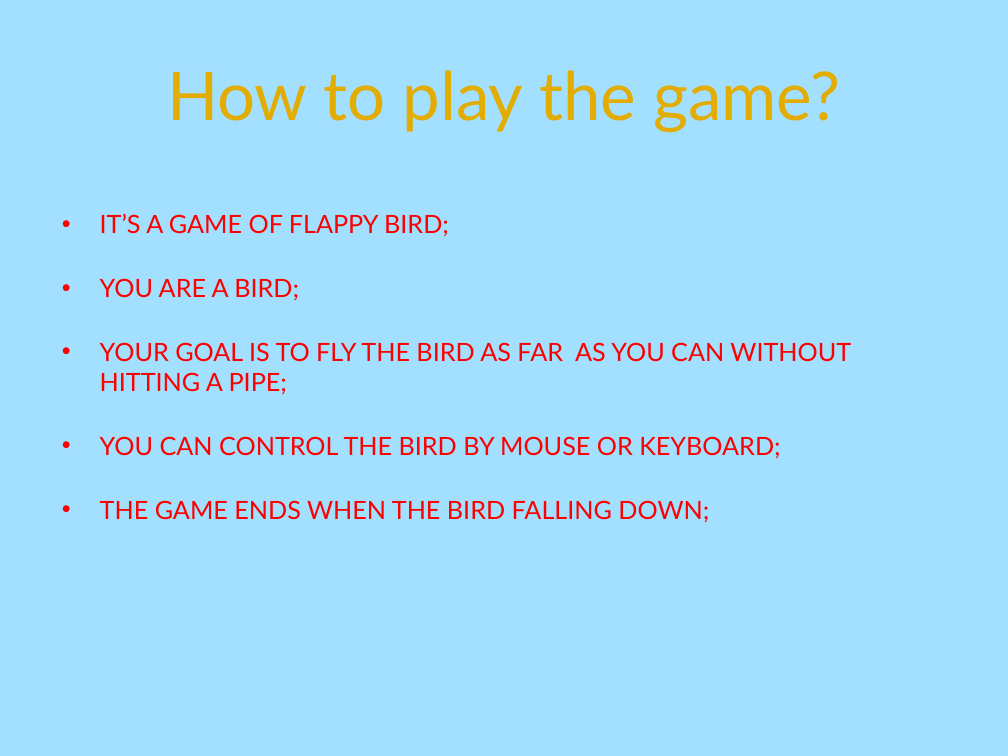
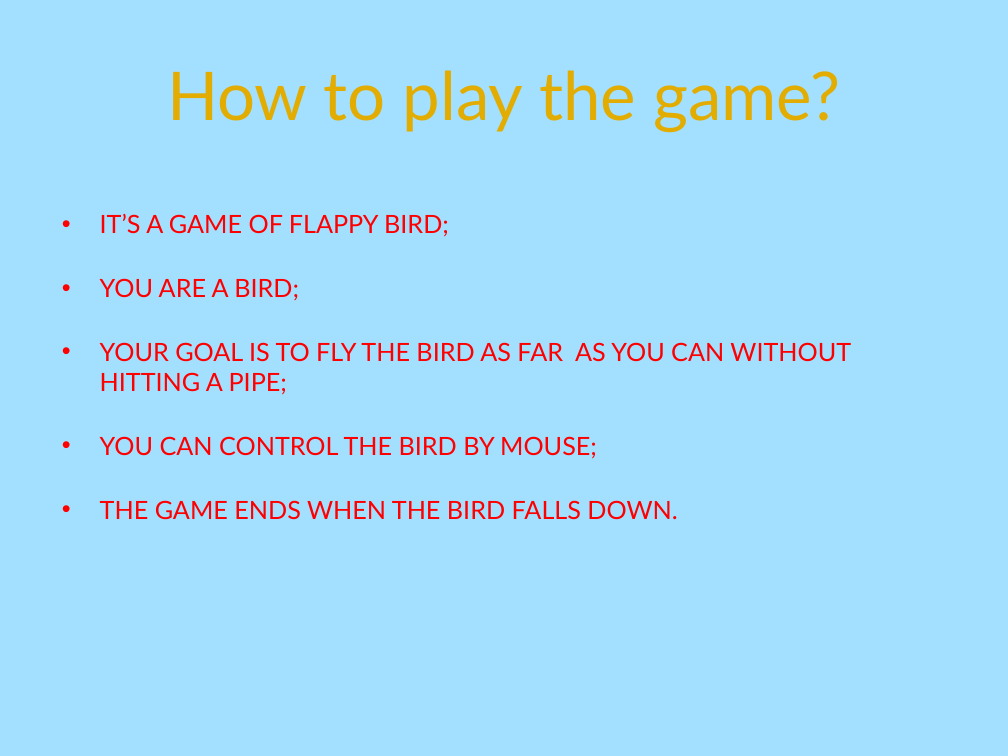
Before and after one commit to Gardax/flappyBird---Javascipt, a slide deck: slide 2 of prezentation.ppt. Drawn at 1008x756 pixels with LibreOffice and Linux fonts; fonts in the diff are those of the drawing; background and template pictures are left out. Boxes give left, top, right and bottom in pixels: in the first picture for what was removed or moved away, otherwise in the second. Text is boxed around its words. In the diff, an @@ line names an element or a change of style, - is before the commit and + after.

```diff
--- a/prezentation.ppt
+++ b/prezentation.ppt
@@ text at bbox=[100, 436, 677, 520]: text changed @@
-• YOU CAN CONTROL THE BIRD BY MOUSE OR KEYBOARD;
-• THE GAME ENDS WHEN THE BIRD FALLING DOWN;
+• YOU CAN CONTROL THE BIRD BY MOUSE;
+• THE GAME ENDS WHEN THE BIRD FALLS DOWN.
```
Also in this commit, not shown: 1 other slide changed.
